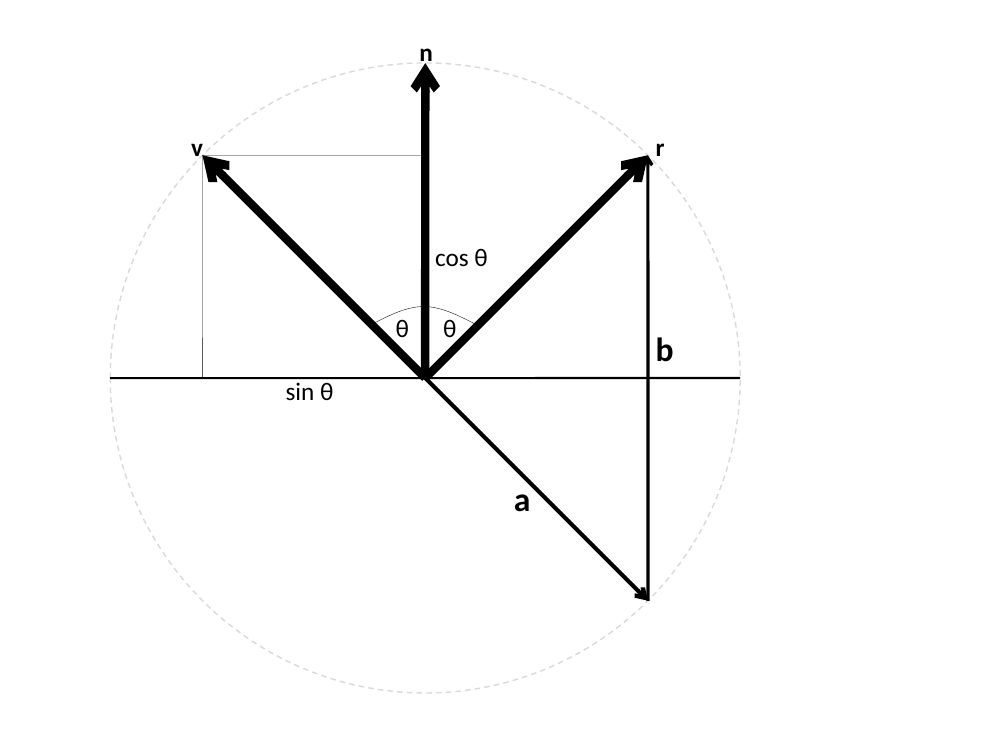
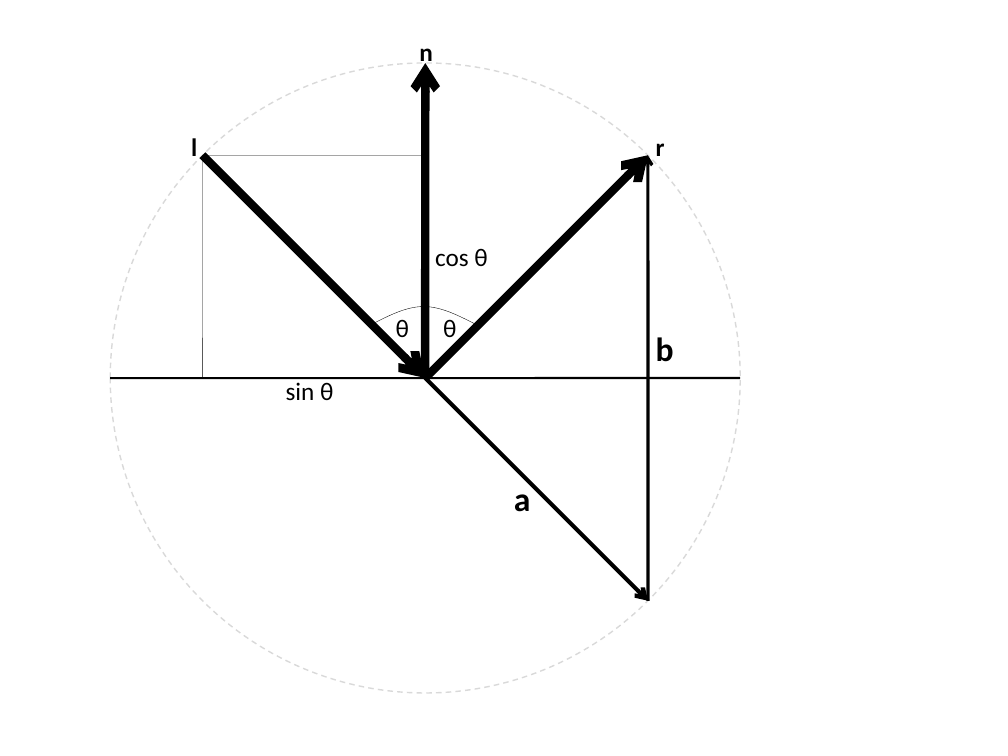
Before and after one commit to pflaumental/fluid-particles, a slide deck: slide 18 of thesis/drawings.pptx. Drawn at 1008x756 pixels with LibreOffice and Linux fonts; fonts in the diff are those of the drawing. Boxes give left, top, right and bottom in pixels: in the first picture for what was removed or moved away, otherwise in the second. Text is boxed around its words. In the diff, an @@ line names an element or a change of style, - is before the commit and + after.

```diff
--- a/thesis/drawings.pptx
+++ b/thesis/drawings.pptx
@@ text at box(191, 138, 197, 156): text changed @@
-v
+l
@@ arrow (425, 378) - (203, 155): arrowheads changed @@
```
Also in this commit, not shown: 1 other slide changed, 4 slides added, 1 other file.
